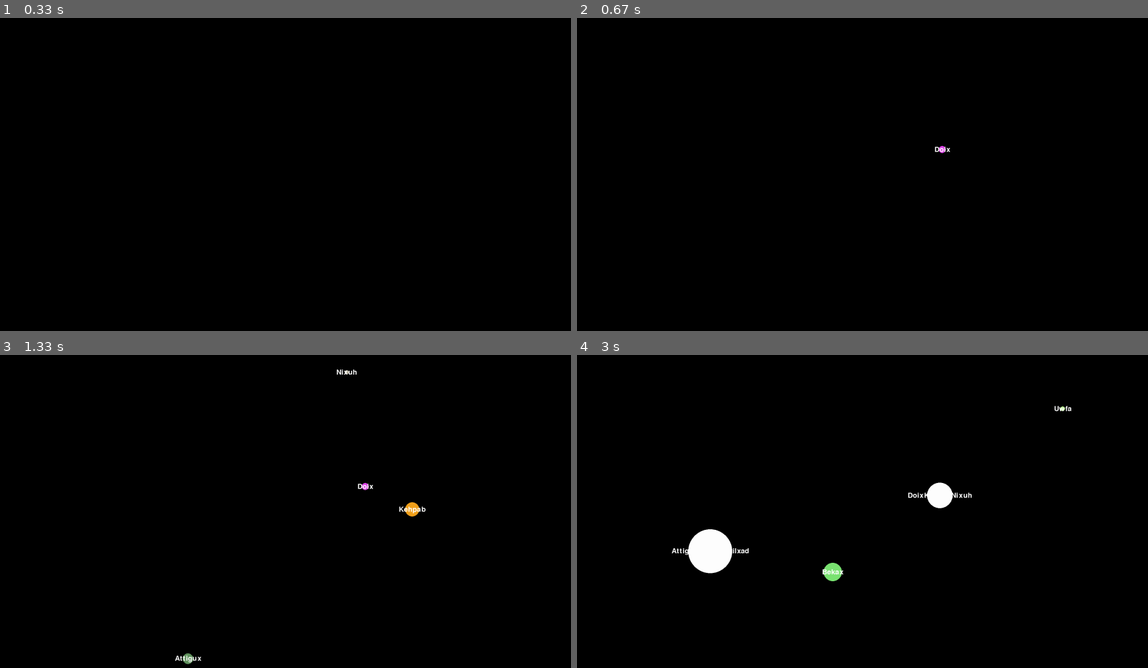
Above: before the commit, frames 1-4 (two rows, left to right).
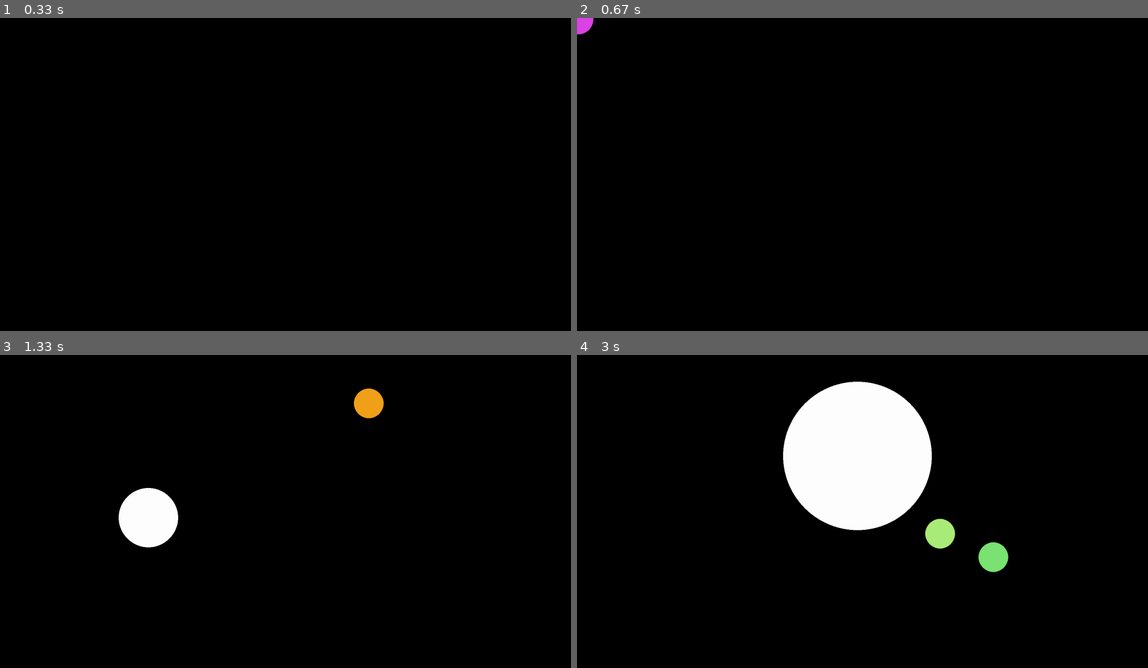
Above: after the commit, the same moments.

Repository: Pepparkakor/python_pygame
Game: pygame game, started from gravity.py
Two runs of this game, one before a commit and one after it. Both use one fixed random seed, a clock stepped at 60 frames per second and the inputs below.
Inputs (mouse positions are in pixels of both pictures, inside the frame that each line leads up to):
- Up to frame 1 (0.33 s): no input
- Up to frame 2 (0.67 s): tap Space at 0.33 s
- Up to frame 3 (1.33 s): hold R 0.67-1.13 s; move the mouse to (148, 517) at 0.7 s; tap Space at 0.73, 1.03, 1.23 s; move the mouse to (371, 401) at 1.2 s
- Up to frame 4 (3 s): tap Space at 1.53, 1.73, 2.57, 2.87 s; move the mouse to (873, 408) at 1.7 s; move the mouse to (1010, 564) at 2.53 s

Frame 1 is identical in both runs. In frame 2, 0.2% of the frame differs, in the area x 0-66%, y 0-44%; in frame 3, 2.3%; in frame 4, 12%, in the area x 16-87%, y 8-73%.

Commit message:
pictures for planets?

Diff:
--- a/gravity.py
+++ b/gravity.py
@@ -1,4 +1,7 @@
-#2D gravity simulator
+###############################
+###### 2D gravity simulator ########
+######### press SPACE ###########
+################################
 
 import numpy as np
 import random, string, math, time
@@ -9,6 +12,9 @@
 
 pygame.init()
 FPS = 60
+infoObject = pygame.display.Info()
+tempresx = infoObject.current_w
+tempresy = infoObject.current_h
 res = [1920, 1080]
 fpsClock = pygame.time.Clock()
 screen = pygame.display.set_mode(res, RESIZABLE)
@@ -16,8 +22,10 @@
 black = (0,0,0)
 objects = []
 font = pygame.font.Font(None, 36)
-
-
+img = ["images/earth.png","neptune.png"]
+earthimg = pygame.image.load(img[0]).convert_alpha()
+resx_ratio = res[0]/tempresx
+resy_ratio = res[1]/tempresy
 
 #random name gen, src:"http://pythonfiddle.com/random-word-generator/"
 vowels = list('aeiou')
@@ -49,17 +57,21 @@
 	for i in range(0, 10):
 		return gen_word(2,4)
 
+#actual engine starts here
 def drawCircle(pos, radius, color, name):
 	pos = (int(pos[0]),int(pos[1]))
-	pygame.draw.circle(screen, color, pos, radius)
+	circle = pygame.draw.circle(screen, color, pos, radius)
 	text = font.render(name, 25, (255, 255, 255))
 	text_rect = text.get_rect(center=(pos))
-	screen.blit(text,text_rect)
+	#screen.blit(text,text_rect)
+	#disp_earth = pygame.transform.scale(earthimg, (int(radius*2.7), int(radius*2.7)))
+	#earth_rect = disp_earth.get_rect(center=pos)
+	#screen.blit(disp_earth, earth_rect)
 
 def newObject(pos, radius):
 	name = newName()
 	color = (random.randrange(0, 255),random.randrange(0, 255),random.randrange(0, 255))
-	velocity = [1,0]
+	velocity = [0,0]
 	global objects
 	props = [pos, radius, name, color, velocity]
 	objects.append(props)
@@ -101,6 +113,21 @@
 		return True
 	else:
 		return False
+def Box():
+	global objects
+	i = 0
+	while i < len(objects):
+		objects[i][0] = list(tuple(map(add, objects[i][0], objects[i][4])))
+		drawCircle(objects[i][0],objects[i][1],objects[i][3],objects[i][2])
+		radboxw = [int(objects[i][0][0]-objects[i][1]), int(objects[i][0][0]+objects[i][1])]
+		radboxh = [int(objects[i][0][1]-objects[i][1]), int(objects[i][0][1]+objects[i][1])]
+		for x in range(radboxw[0],radboxw[1]):
+			if x not in range(res[0]):
+				objects[i][4][0] = 0-objects[i][4][0]
+		for y in range(radboxh[0],radboxh[1]):
+			if y not in range(res[1]):
+				objects[i][4][1] = 0-objects[i][4][1]
+		i+=1
 
 def Physics():
 	global objects
@@ -136,11 +163,13 @@
 		p+=1
 
 def main():
-	global screen, objects
+	global screen, objects, resx_ratio, resy_ratio
 	#newObject([res[0]/2,res[1]/2], 200)
 	while True:
 		screen.fill(black)
 		events = pygame.event.get
+		pygame.event.pump()
+		mousepos = pygame.mouse.get_pos()
 
 		for event in events():
 			if event.type == QUIT:
@@ -150,30 +179,30 @@
 				if event.key == K_ESCAPE:
 						pygame.quit()
 						sys.exit()
+				if event.key == K_r:
+						try:
+							del objects[-1]
+						except IndexError:
+							pass
 				elif event.key == K_SPACE:
-					pos = [random.randrange(int(res[0]*0.05), int(res[0]*0.95)), random.randrange(int(res[1]*0.05), int(res[1]*0.95))]
-					radius = random.randrange(3, 40)
+					#if mousepos in list_of_areas:
+					#pos = [random.randrange(int(res[0]*0.05), int(res[0]*0.95)), random.randrange(int(res[1]*0.05), int(res[1]*0.95))]
+					#radius = random.randrange(3, 40)
+					pos = [mousepos[0]*resx_ratio, mousepos[1]*resy_ratio]
+					radius = 50
 					newObject(pos, radius)
 
 		if event.type == VIDEORESIZE:
-			res[0] = event.w
-			res[1]= event.h
+			tempresx = event.w
+			tempresy= event.h
 			screen = pygame.display.set_mode(res, RESIZABLE)
-		i = 0
-		while i < len(objects):
-			objects[i][0] = list(tuple(map(add, objects[i][0], objects[i][4])))
-			drawCircle(objects[i][0],objects[i][1],objects[i][3],objects[i][2])
-			radboxw = objects[i][0][0]+objects[i][1]
-			radboxh = objects[i][0][1]+objects[i][1]
-			if radboxw >= res[0] or radboxw <= 0:
-				objects[i][4][0] = 0-objects[i][4][0]
-			elif radboxh <= 20 or radboxh >= res[1]:
-				objects[i][4][1] = 0-objects[i][4][1]
-			i+=1
-		if objects != []:
-			objects[0][4]=[0,0]
-		pygame.event.pump()
-		mousepos = pygame.mouse.get_pos()
+			resx_ratio = res[0]/tempresx
+			resy_ratio = res[1]/tempresy
+			res[0], res[1] = tempresx, tempresy
+
+		#if objects != []:
+		#	objects[0][4]=[0,0]
+		Box()
 		Physics()
 		pygame.display.update()
 		fpsClock.tick(FPS)
--- /dev/null
+++ b/test.py
@@ -0,0 +1,2 @@
+list=[0,10]
+print(range(list[0], list[1]))
Binary file added: images/earth.png
Binary file added: images/jupiter.png
Binary file added: images/mercury.png
Binary file added: images/neptune.png
Not shown, added: .DS_Store
Not shown, added: images/.DS_Store
